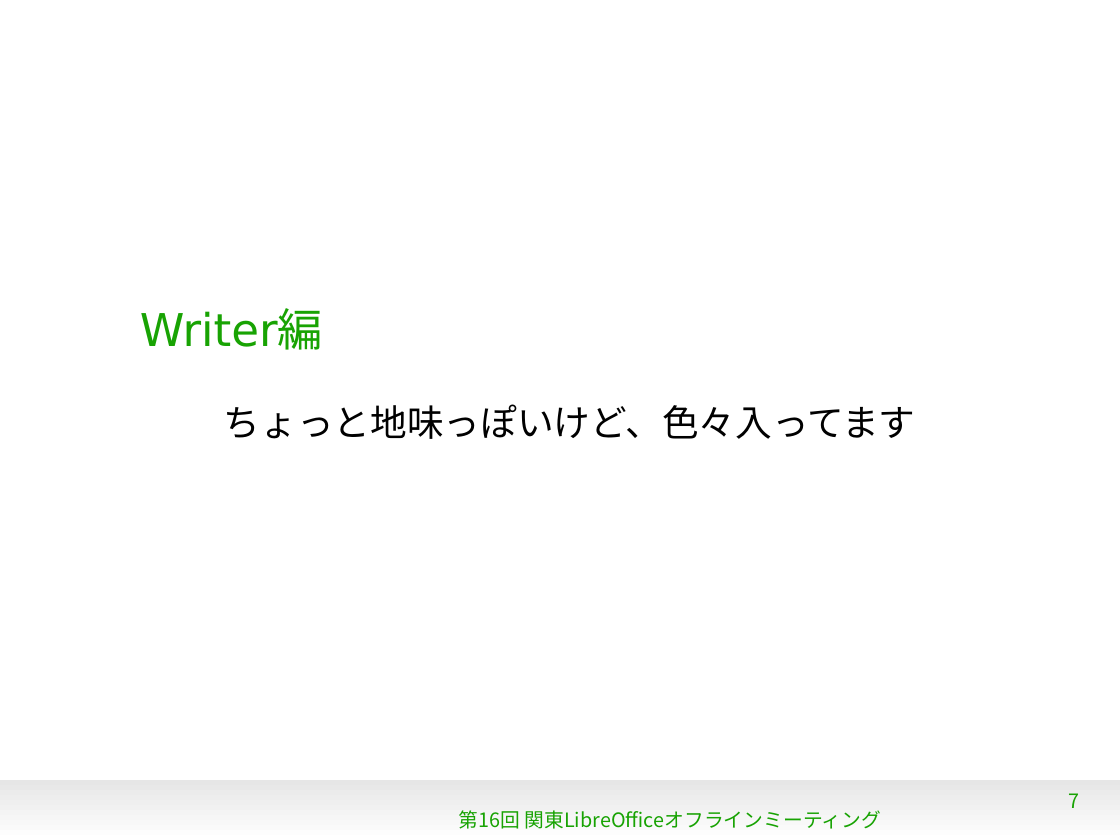
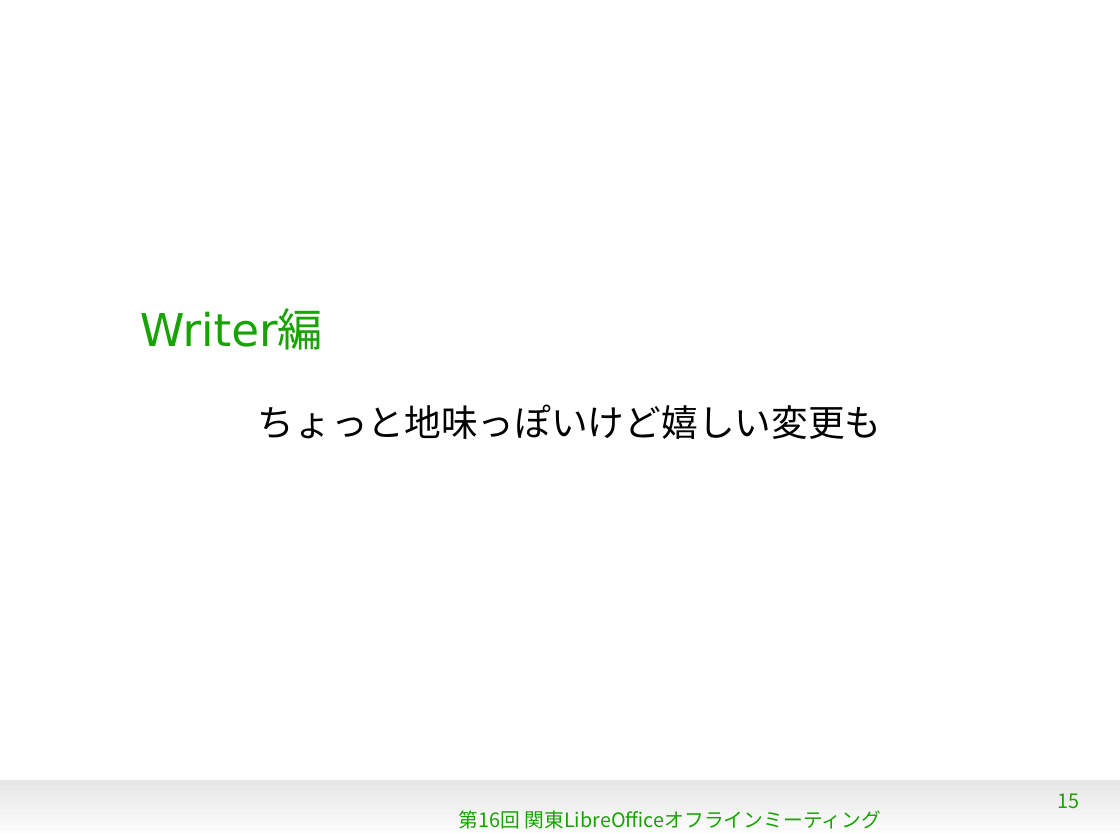
Before and after one commit to gitter-badger/KantoLibreOffice, a slide deck: slide 15 of Jul2014/WhatsNew4_3.odp (slide 7 before the commit). Drawn at 1120x840 pixels with LibreOffice and Linux fonts; fonts in the diff are those of the drawing; background and template pictures are left out. Boxes give left, top, right and bottom in pixels: in the first picture for what was removed or moved away, otherwise in the second. Text is boxed around its words. In the diff, an @@ line names an element or a change of style, - is before the commit and + after.

```diff
--- a/Jul2014/WhatsNew4_3.odp
+++ b/Jul2014/WhatsNew4_3.odp
@@ subtitle at (258,404,882,439): text changed @@
-ちょっと地味っぽいけど、色々入ってます
+ちょっと地味っぽいけど嬉しい変更も
@@ page number at (1058,793,1080,809): text changed @@
-7
+15
```
Also in this commit, not shown: 7 other slides changed, 18 slides added, 2 slides removed.
